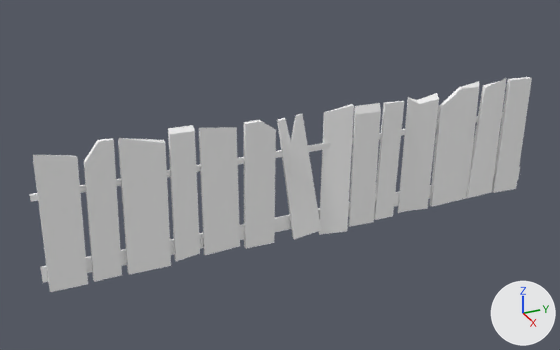
The FBX model Assets/Resources/Art/Model/weilan03.fbx as it was, and as the next commit left it.
Both versions are drawn from a camera (50 mm lens) standing at (1.207, -0.607, 0.742) and looking at (-0.015, -0.057, 0.131). Every picture has the same lights, and +X, +Y and +Z are marked at lower right. Where no turn or scale is listed for an object, it has been applied to the vertices. Vertices at the same position are counted once.

The scene before the commit, as lines of its bpy script (objects in view):
```python
me_mesh = bpy.data.meshes.new('Mesh')
me_mesh.from_pydata(...)  # 144 vertices, 224 faces; spans x -0.008..0.018, y -0.511..0.513, z -0.004..0.266
me_mesh.materials.append(mat_seka10)  # its picture is missing
ob_weilan03 = bpy.data.objects.new('weilan03', me_mesh)
ob_weilan03.location = (0.0, 0.0, 0.0)
```
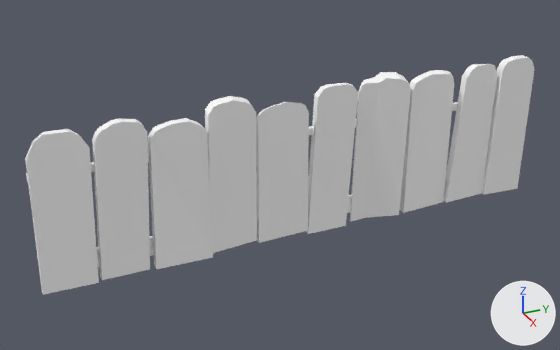
Where the change shows, as pixel boxes (x1, y1, x2, y2) in the pictures (560 x 350 px; the box of a moved part takes in the faces that stretch with it):
'weilan03', reshaped (12% taller)
    before: (30, 77, 532, 292)
    after: (25, 55, 534, 295)
part 1 of me_mesh, moved or reshaped
    before: (41, 167, 520, 283)
    after: (96, 195, 352, 267)
part 2 of me_mesh, moved or reshaped
    before: (30, 112, 503, 202)
    after: (26, 102, 458, 182)
part 3 of me_mesh, rebuilt (20% wider, 13% taller)
    before: (277, 114, 321, 239)
    after: (256, 102, 309, 243)
part 4 of me_mesh, rebuilt (33% wider, 19% taller)
    before: (398, 93, 439, 213)
    after: (399, 70, 454, 213)
part 5 of me_mesh, rebuilt (8% wider, 11% taller)
    before: (430, 82, 479, 207)
    after: (444, 64, 497, 203)
part 6 of me_mesh, rebuilt (51% wider, 12% taller)
    before: (84, 138, 122, 282)
    after: (92, 118, 150, 280)
part 7 of me_mesh, rebuilt (34% wider, 21% taller)
    before: (33, 155, 88, 292)
    after: (25, 129, 99, 295)
part 8 of me_mesh, rebuilt (47% wider, 15% taller)
    before: (319, 104, 354, 235)
    after: (306, 83, 358, 234)
part 9 of me_mesh, rebuilt (29% wider, 20% taller)
    before: (492, 77, 532, 193)
    after: (482, 55, 534, 194)
part 10 of me_mesh, rebuilt (26% wider, 22% taller)
    before: (199, 127, 240, 255)
    after: (205, 96, 257, 253)
part 11 of me_mesh, added
    after: (350, 72, 411, 221)
part 12 of me_mesh, added
    after: (148, 118, 213, 269)
part 13 of me_mesh, deleted
    before: (244, 120, 276, 249)
part 14 of me_mesh, deleted
    before: (466, 78, 507, 198)
part 15 of me_mesh, deleted
    before: (349, 103, 381, 227)
part 16 of me_mesh, deleted
    before: (374, 101, 404, 220)
part 17 of me_mesh, deleted
    before: (118, 125, 200, 275)

What the commit changed:
me_mesh is used by ob_weilan03; location (0.0, 0.0, 0.0).
me_mesh had 144 vertices, 224 faces and spanned x -0.008..0.018, y -0.511..0.513, z -0.004..0.266.
me_mesh now has 203 vertices, 172 faces and spans x -0.023..0.025, y -0.515..0.513, z -0.001..0.305.
me_mesh part 1: the loose piece of 8 vertices spanning x -0.003..0.003, y -0.511..0.513, z 0.02..0.05 is scaled about its middle by (2.09, 1, 1.18), then moved by (-0.01, 0.0, 0.006).
me_mesh part 2: the loose piece of 8 vertices spanning x -0.002..0.004, y -0.511..0.5, z 0.176..0.187 is scaled about its middle by (2.09, 1, 1.18), then moved by (-0.009, 0.0, 0.032).
me_mesh part 3: the loose piece of 14 vertices spanning x -0.008..0.017, y -0.067..0.018, z 0.003..0.253 is rebuilt with 18 vertices and now spans x -0.003..0.009, y -0.111..-0.008, z 0.008..0.283.
me_mesh part 4: the loose piece of 12 vertices spanning x -0.006..0.011, y 0.202..0.274, z 0.003..0.254 is rebuilt with 22 vertices and now spans x -0.009..0.011, y 0.21..0.316, z 0.004..0.297.
me_mesh part 5: the loose piece of 10 vertices spanning x 0.002..0.01, y 0.28..0.375, z 0.004..0.264 is rebuilt with 16 vertices and now spans x -0.006..0.01, y 0.317..0.417, z 0.007..0.299.
me_mesh part 6: the loose piece of 10 vertices spanning x 0.003..0.012, y -0.427..-0.369, z 0.005..0.264 is rebuilt with 20 vertices and now spans x -0.004..0.014, y -0.413..-0.312, z 0.006..0.294.
me_mesh part 7: the loose piece of 8 vertices spanning x 0.002..0.013, y -0.502..-0.43, z 0.003..0.259 is rebuilt with 16 vertices and now spans x -0.006..0.017, y -0.515..-0.409, z 0.004..0.29.
me_mesh part 8: the loose piece of 8 vertices spanning x -0.005..0.018, y 0.016..0.087, z -0.004..0.256 is rebuilt with 17 vertices and now spans x -0.012..0.007, y -0.006..0.097, z -0.001..0.3.
me_mesh part 9: the loose piece of 8 vertices spanning x 0.001..0.01, y 0.441..0.503, z 0.002..0.26 is rebuilt with 18 vertices and now spans x -0.007..0.011, y 0.415..0.506, z 0.003..0.304.
me_mesh part 10: the loose piece of 8 vertices spanning x 0.004..0.009, y -0.221..-0.15, z 0.007..0.26 is rebuilt with 18 vertices and now spans x -0.004..0.014, y -0.21..-0.116, z 0.011..0.305.
me_mesh part 11: a new loose piece of 24 vertices spanning x -0.023..0.012, y 0.094..0.206, z 0.003..0.305, in mat_seka10 (its picture is missing).
me_mesh part 12: a new loose piece of 18 vertices spanning x -0.007..0.025, y -0.315..-0.208, z 0.004..0.279, in mat_seka10 (its picture is missing).
me_mesh part 13: the loose piece of 10 vertices spanning x 0.003..0.011, y -0.14..-0.077, z 0.003..0.255 is deleted.
me_mesh part 14: the loose piece of 8 vertices spanning x 0.001..0.01, y 0.371..0.439, z 0.006..0.264 is deleted.
me_mesh part 15: the loose piece of 8 vertices spanning x 0.002..0.01, y 0.085..0.144, z -0.001..0.253 is deleted.
me_mesh part 16: the loose piece of 8 vertices spanning x -0.001..0.008, y 0.145..0.197, z -0.001..0.25 is deleted.
Part 17, on me_mesh:
16 vertices are removed from x 0.001..0.013, y -0.365..-0.229, z 0.004..0.266.
24 faces are deleted.
